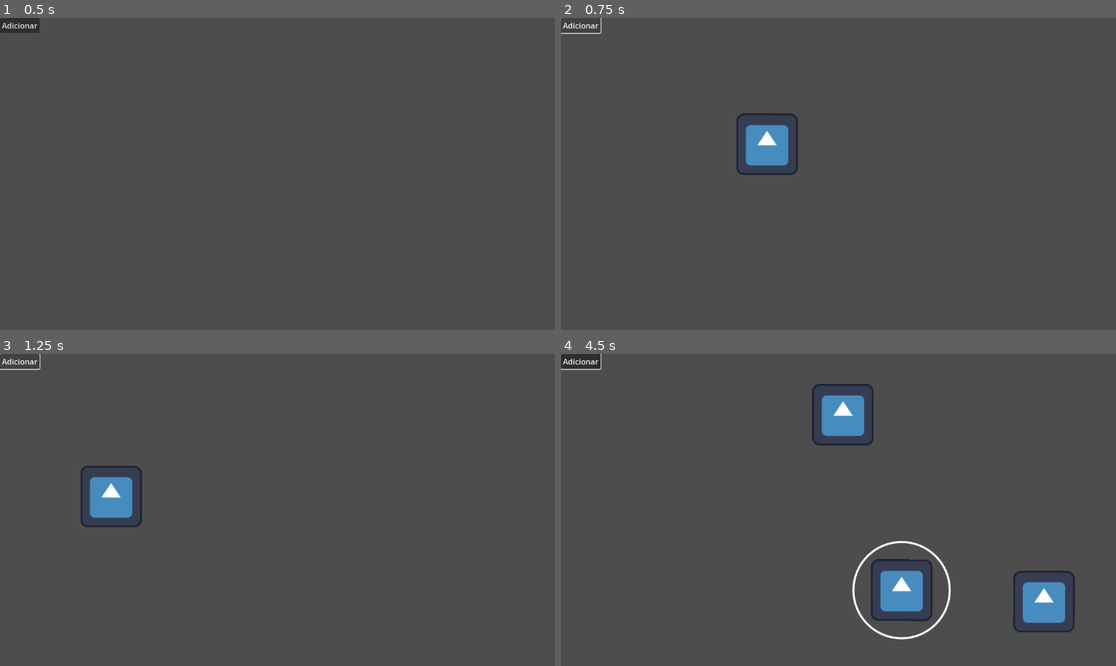
Above: before the commit, frames 1-4 (two rows, left to right).
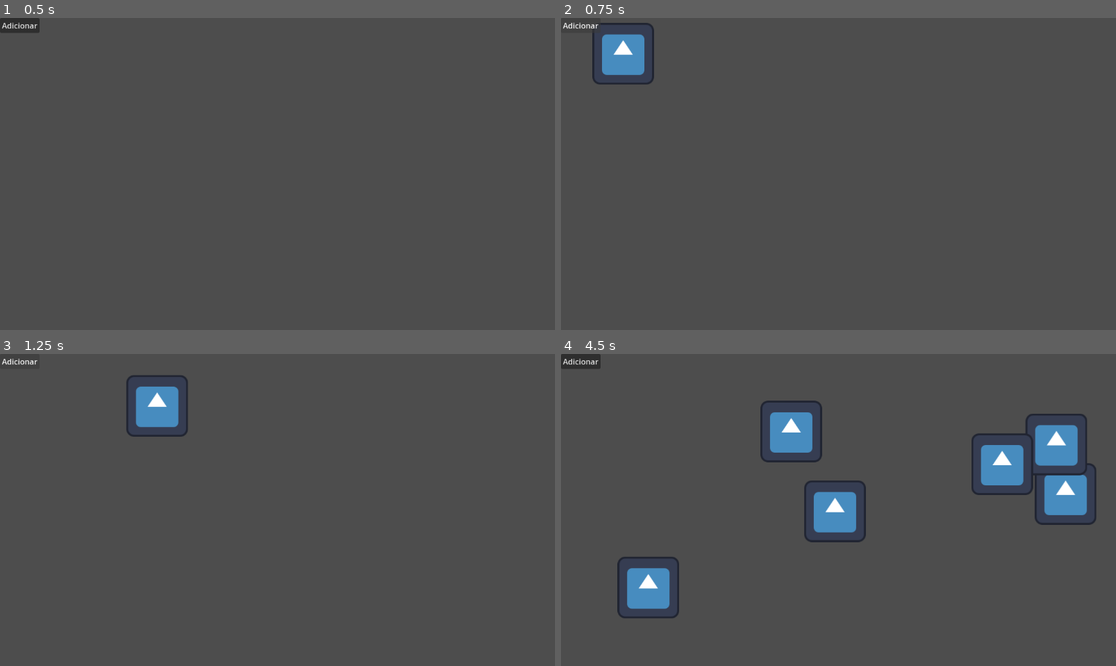
Above: after the commit, the same moments.

Repository: glmagalhaes/godot-dvd-logo
Game: Godot game, scene res://principal.tscn
The game is run twice, just before and just after one commit, with the same random seed, the same clock (stepped at 60 frames per second) and the same inputs. The engine's default icon, where the game draws it, is replaced by a stand-in: a white triangle on a blue panel in a dark square.
Inputs (mouse positions are in pixels of both pictures, inside the frame that each line leads up to):
- Up to frame 1 (0.5 s): no input
- Up to frame 2 (0.75 s): click "Adicionar" at 0.5 s
- Up to frame 3 (1.25 s): no input
- Up to frame 4 (4.5 s): click "Adicionar" at 1.25 s; click "Adicionar" at 2 s; move the mouse to (799, 544) at 2.77 s; click (799, 544) at 2.92 s; move the mouse to (1043, 559) at 3.52 s; click (1043, 559) at 3.67 s; move the mouse to (799, 419) at 4.27 s; click (799, 419) at 4.42 s

Frame 1 is identical in both runs. In frame 2, 2.6% of the frame differs, in the area x 0-43%, y 0-51%; in frame 3, 2.6%; in frame 4, 12%, in the area x 0-97%, y 0-92%.

Commit message:
criando em qualquer lugar da tela

Diff:
--- a/LogoDVD.tscn
+++ b/LogoDVD.tscn
@@ -1,24 +1,23 @@
-[gd_scene load_steps=4 format=3 uid="uid://27i8urbx343x"]
+[gd_scene load_steps=4 format=3 uid="uid://i77f80li5ue"]
 
-[ext_resource type="Script" uid="uid://etai1swg6gpm" path="res://dvd_logo.gd" id="1_66esc"]
-[ext_resource type="Texture2D" uid="uid://dsdfvol3c7mdc" path="res://icon.svg" id="2_q0s8k"]
+[ext_resource type="Script" uid="uid://etai1swg6gpm" path="res://dvd_logo.gd" id="1_2oag0"]
+[ext_resource type="Texture2D" uid="uid://dsdfvol3c7mdc" path="res://icon.svg" id="2_6jfv8"]
 
 [sub_resource type="RectangleShape2D" id="RectangleShape2D_oswuu"]
 size = Vector2(127, 127)
 
-[node name="LogoDvd" type="Node"]
+[node name="LogoDvd" type="Node2D"]
 
 [node name="DvdLogo" type="CharacterBody2D" parent="."]
-position = Vector2(500, 250)
 collision_layer = 2
 input_pickable = true
 slide_on_ceiling = false
 safe_margin = 1.0
-script = ExtResource("1_66esc")
+script = ExtResource("1_2oag0")
 
 [node name="Sprite2D" type="Sprite2D" parent="DvdLogo"]
 rotation = 0.000653767
-texture = ExtResource("2_q0s8k")
+texture = ExtResource("2_6jfv8")
 
 [node name="CollisionShape2D" type="CollisionShape2D" parent="DvdLogo"]
 position = Vector2(0.5, 0.5)
--- a/circle.gd
+++ b/circle.gd
@@ -7,7 +7,7 @@
 
 func _draw() -> void:
 	if Global.selected != null:
-		draw_circle(Global.selected.position, 100, Color.WHITE, false, 3, true)
+		draw_circle(Global.selected.global_position, 100, Color.WHITE, false, 3, true)
 
 # Called every frame. 'delta' is the elapsed time since the previous frame.
 func _process(delta: float) -> void:
--- a/dvd_logo.gd
+++ b/dvd_logo.gd
@@ -19,4 +19,7 @@
 
 func _input_event(viewport: Viewport, event: InputEvent, shape_idx: int) -> void:
 	if event is InputEventMouseButton and event.pressed:
-		Global.selected = self;
+		print(event)
+		emit_signal("selected me!")
+		Global.selected = self
+		get_viewport().set_input_as_handled()
--- /dev/null
+++ b/principal.gd
@@ -0,0 +1,35 @@
+extends Node2D
+
+@export var logo_dvd: PackedScene  = preload("res://LogoDVD.tscn")
+
+# Called when the node enters the scene tree for the first time.
+func _ready() -> void:
+	pass # Replace with function body.
+
+
+# Called every frame. 'delta' is the elapsed time since the previous frame.
+func _process(delta: float) -> void:
+	pass
+
+
+func _input(event: InputEvent) -> void:
+	if event is InputEventMouseButton and event.pressed:
+		match event.button_index:
+			MOUSE_BUTTON_LEFT:
+				# criar colision shape2d
+				var query = PhysicsPointQueryParameters2D.new()
+				query.position = event.position
+				query.collide_with_areas = true
+				query.collide_with_bodies = true
+
+				var result = get_world_2d().direct_space_state.intersect_point(query)
+				# verificar se houve colisão
+				if result.is_empty():
+					var new_logo:Node2D = logo_dvd.instantiate()
+					new_logo.position = event.position;
+					add_child(new_logo)
+					get_viewport().set_input_as_handled()
+			MOUSE_BUTTON_WHEEL_UP:
+				print("Scroll wheel up")
+			MOUSE_BUTTON_WHEEL_DOWN:
+				print("Scroll wheel down")
--- a/principal.tscn
+++ b/principal.tscn
@@ -1,5 +1,6 @@
-[gd_scene load_steps=7 format=3 uid="uid://b5xkntw42ogm8"]
+[gd_scene load_steps=8 format=3 uid="uid://b5xkntw42ogm8"]
 
+[ext_resource type="Script" uid="uid://c5fifooshc3ki" path="res://principal.gd" id="1_rrtif"]
 [ext_resource type="Script" uid="uid://cmdc0txtxk4n6" path="res://circle.gd" id="2_m7tbw"]
 [ext_resource type="Script" uid="uid://yo35oeg5wkm1" path="res://adiciona_dvd.gd" id="3_7cuts"]
 
@@ -16,6 +17,7 @@
 [sub_resource type="WorldBoundaryShape2D" id="WorldBoundaryShape2D_emcp4"]
 
 [node name="Node2D" type="Node2D"]
+script = ExtResource("1_rrtif")
 
 [node name="Bottom" type="StaticBody2D" parent="."]
 
Not shown, added: principal.gd.uid
